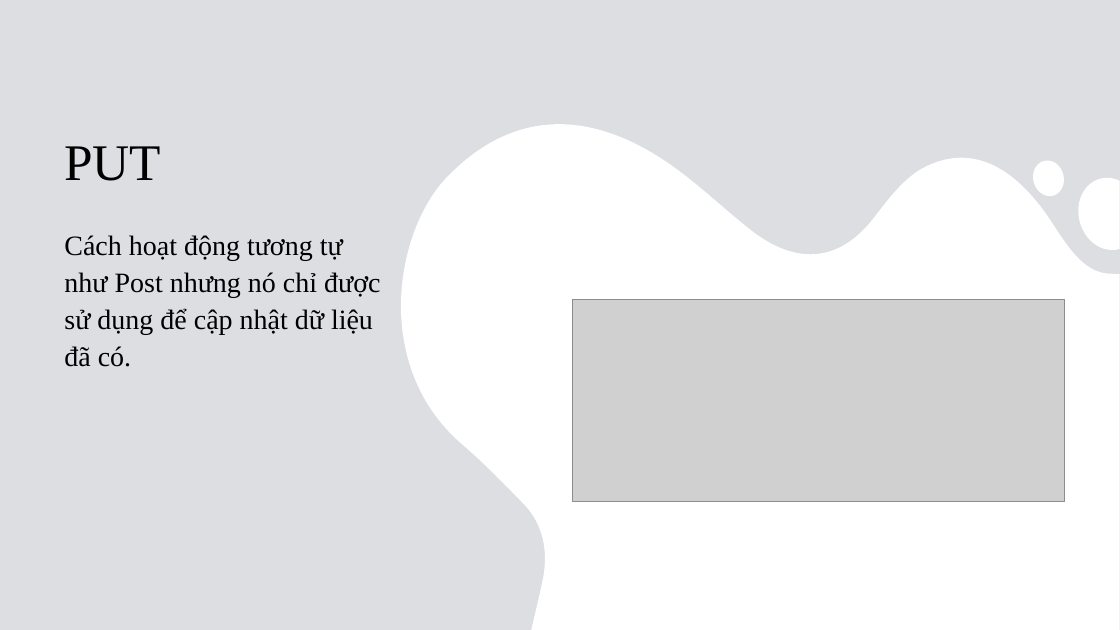
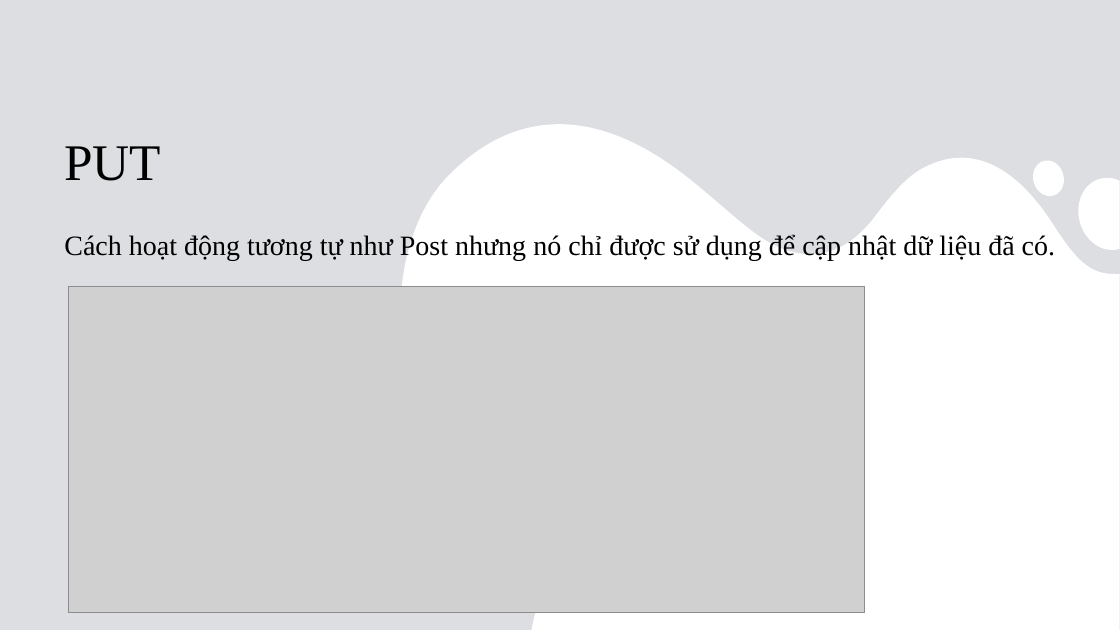
Before and after one commit to ngocson1603/khoaluanword, a slide deck: slide 43 of thuctapword/Báo cáo.pptx. Drawn at 1120x630 pixels with LibreOffice and Linux fonts; fonts in the diff are those of the drawing; grey boxes stand for pictures. Boxes give left, top, right and bottom in pixels: in the first picture for what was removed or moved away, otherwise in the second. Text is boxed around its words. In the diff, an @@ line names an element or a change of style, - is before the commit and + after.

```diff
--- a/thuctapword/Báo cáo.pptx
+++ b/thuctapword/Báo cáo.pptx
@@ text "Cách hoạt động tương tự ..." rewrapped from <box>64,235,380,367</box> to <box>64,234,1055,261</box> @@
@@ picture: place and size @@
-picture at <box>572,300,1064,502</box>
+picture at <box>68,287,865,613</box>
```
Also in this commit, not shown: 34 other slides changed, 2 other files.
